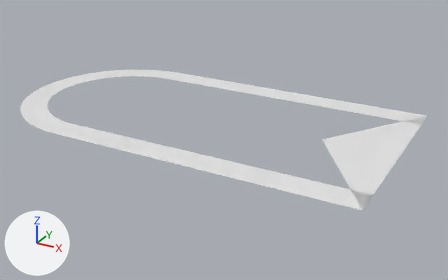
One commit to the OBJ model Assets/Models/AnswerHighlightShort.obj: the scene before it, then after it.
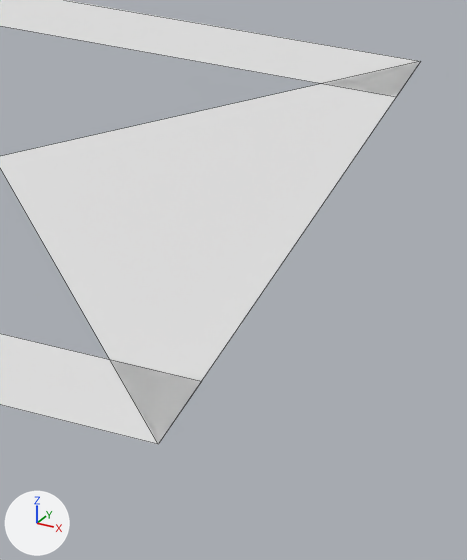
Each version is shown whole from a 50 mm camera at (0.1477, -0.1862, 0.0849) aimed at (0.0447, 0.001, -0.0087), then close up on the part from 72% to 98% of the width and 36% to 85% of the height. Arrows for +X, +Y and +Z are at lower left; the lights stay in place. The close-ups show mesh edges as thin lines. Where no turn or scale is listed for an object, it has been applied to the vertices.

In view in the first close-up: 'AnswerHighlightShort'.
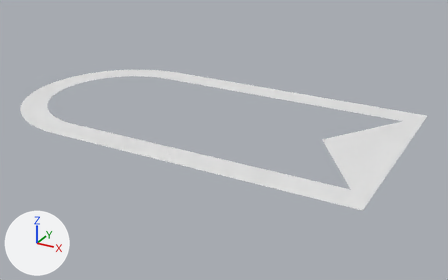
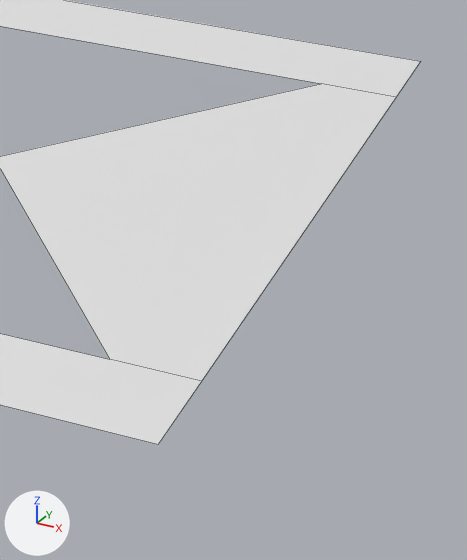
Commit message: Remove overlaps in highlight meshes

Location of each change, (x1, y1, x2, y2) in pixels of the close-ups (467 x 560 px; the box of a moved part takes in the faces that stretch with it):
```json
{"part": 1, "of": "me_answerhighlightshort", "change": "moved or reshaped", "before": [0, 23, 421, 444], "after": [0, 23, 421, 444]}
```

Edits to the scene script, one JSON object a line:
```json
{"block": "me_answerhighlightshort", "where": "me_answerhighlightshort.from_pydata(...)  # 83 vertices, 39 faces; spans x -0.04..0.11, y -0.04..0.04, z 0.0"}
{"block": "me_answerhighlightshort", "where": "# used by ob_answerhighlightshort; location = (0.0, 0.0, 0.0)"}
{"block": "me_answerhighlightshort", "where": "# verts and faces of me_answerhighlightshort; kept vertices keep their numbers, new ones are numbered from 83"}
{"block": "me_answerhighlightshort", "where": "# before: 0 (0.0, -0.03, 0.0), 1 (0.0, -0.04, 0.0), 72 (0.0, 0.04, 0.0), 73 (0.0, 0.03, 0.0), 74 (0.0, 0.04, 0.0)"}
{"block": "me_answerhighlightshort", "where": "# before: 75 (0.11, 0.04, 0.0) at pixel (420, 61), 76 (0.11, 0.03, 0.0) at pixel (396, 97), 77 (0.0, 0.03, 0.0), 78 (0.0, -0.03, 0.0), 79 (0.11, -0.03, 0.0) at pixel (201, 381)"}
{"block": "me_answerhighlightshort", "where": "# before: 80 (0.11, -0.04, 0.0) at pixel (158, 444), 81 (0.0, -0.04, 0.0), 82 (0.083, 0.0, 0.0)"}
{"block": "me_answerhighlightshort", "change": "me_answerhighlightshort part 1"}
{"op": "add", "block": "me_answerhighlightshort", "code": "delete_vertices([74, 77, 78, 81])  # with the faces that use them"}
{"op": "add", "block": "me_answerhighlightshort", "code": "delete_faces([(75, 80, 82)])"}
{"op": "add", "block": "me_answerhighlightshort", "code": "verts[83] = (0.103, 0.03, 0.0)  # pixel (321, 83)"}
{"op": "add", "block": "me_answerhighlightshort", "code": "verts[84] = (0.103, -0.03, 0.0)  # pixel (109, 359)"}
{"op": "add", "block": "me_answerhighlightshort", "code": "faces += [(72, 75, 76, 83, 73), (0, 84, 79, 80, 1), (76, 79, 84, 82, 83)]"}
```
